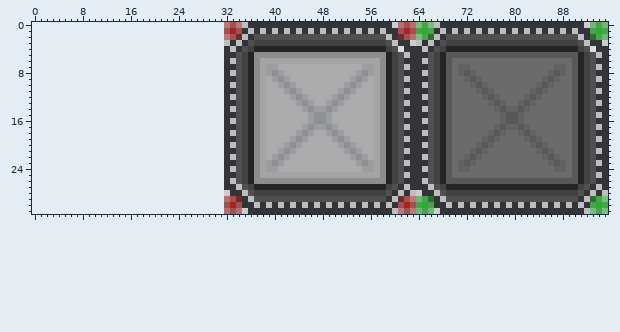
Sprite sheet -- Putential Outbreak/Assets/Textures/Floor/Pressure Plate.png. The picture above was drawn from the file before the commit.
The file is 64x32 pixels. Colours within 5 levels of each other are drawn and written as one. The old version is drawn lined up with the new one, on the new canvas.
Once edited:
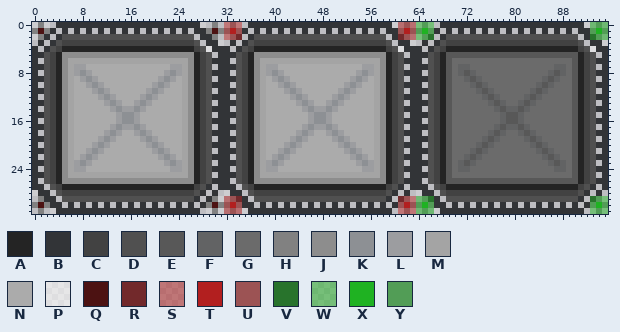
Palette (. is transparent): A #242424  B #323437  C #424242  D #505050  E #585858  F #626364  G #6b6b6b  H #818181  J #8d8d8d  K #8d9094  L #9c9da0  M #a4a4a4  N #ababab  P #ffffff7f  Q #4c1212  R #72292b  S #b21f1f80  T #b21f1f  U #9c5354  V #28732c  W #1fb22280  X #1fb222  Y #529d56
The edit:
canvas 64x32 -> 96x32, the old top-left corner now at 32,0
Changed rows in their new state; - is an unchanged pixel.
first column x 0:
 0 -H--BBBBBBBBBBBBBBBBBBBBBBBB--H-
 1 HQHB-B-B-B-B-B-B-B-B-B-B-B-BBHQH
 2 -HB-BDDDDDDDDDDDDDDDDDDDDDD-BBH-
 3 -B-BDCCCCCCCCCCCCCCCCCCCCCCD-BB-
 4 B-BDCAAAAAAAAAAAAAAAAAAAAAACDPBB
 5 BBDCAJJJJJJJJJJJJJJJJJJJJJJACD-B
 6 B-DCAJMMMMMMMMMMMMMMMMMMMMJACDBB
 7 BBDCAJMLLNNNNNNNNNNNNNNLLMJACD-B
 8 B-DCAJMLKLNNNNNNNNNNNNLKLMJACDBB
 9 BBDCAJMNLKLNNNNNNNNNNLKLNMJACD-B
10 B-DCAJMNNLKLNNNNNNNNLKLNNMJACDBB
11 BBDCAJMNNNLKLNNNNNNLKLNNNMJACD-B
12 B-DCAJMNNNNLKLNNNNLKLNNNNMJACDBB
13 BBDCAJMNNNNNLKLNNLKLNNNNNMJACD-B
14 B-DCAJMNNNNNNLKLLKLNNNNNNMJACDBB
15 BBDCAJMNNNNNNNLKKLNNNNNNNMJACD-B
16 B-DCAJMNNNNNNNLKKLNNNNNNNMJACDBB
17 BBDCAJMNNNNNNLKLLKLNNNNNNMJACD-B
18 B-DCAJMNNNNNLKLNNLKLNNNNNMJACDBB
19 BBDCAJMNNNNLKLNNNNLKLNNNNMJACD-B
20 B-DCAJMNNNLKLNNNNNNLKLNNNMJACDBB
21 BBDCAJMNNLKLNNNNNNNNLKLNNMJACD-B
22 B-DCAJMNLKLNNNNNNNNNNLKLNMJACDBB
23 BBDCAJMLKLNNNNNNNNNNNNLKLMJACD-B
24 B-DCAJMLLNNNNNNNNNNNNNNLLMJACDBB
25 BBDCAJMMMMMMMMMMMMMMMMMMMMJACD-B
26 B-DCAJJJJJJJJJJJJJJJJJJJJJJACDBB
27 BB-DCAAAAAAAAAAAAAAAAAAAAAACDB-B
28 -BB-DCCCCCCCCCCCCCCCCCCCCCCDB-B-
29 -HBB-DDDDDDDDDDDDDDDDDDDDDDB-BH-
30 HQHBB-B-B-B-B-B-B-B-B-B-B-B-BHQH
31 -H--BBBBBBBBBBBBBBBBBBBBBBBB--H-
Where, in picture pixels (left, top, right, bottom), the same in both pictures:
added: (32, 22, 224, 214)
